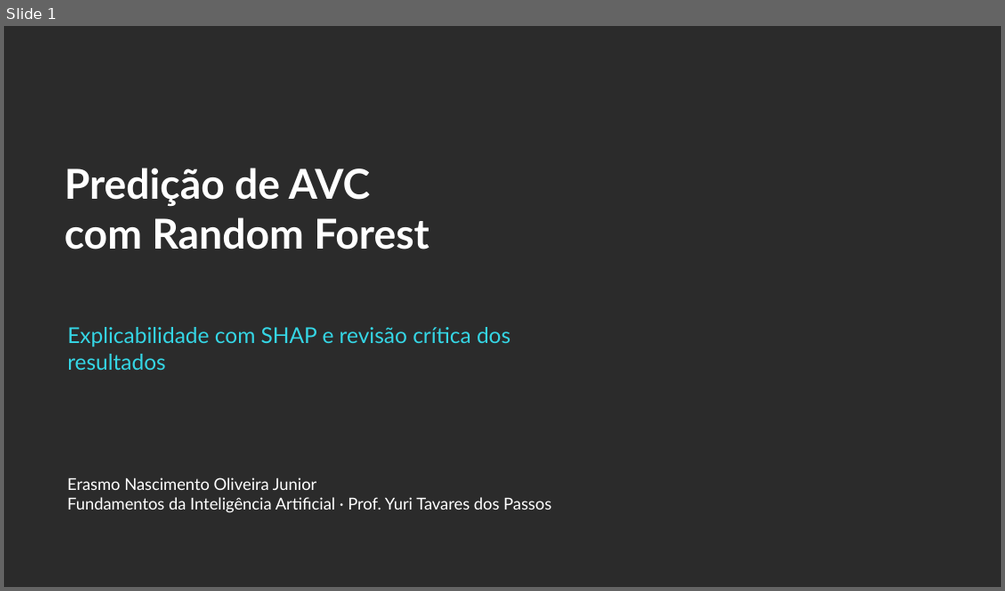
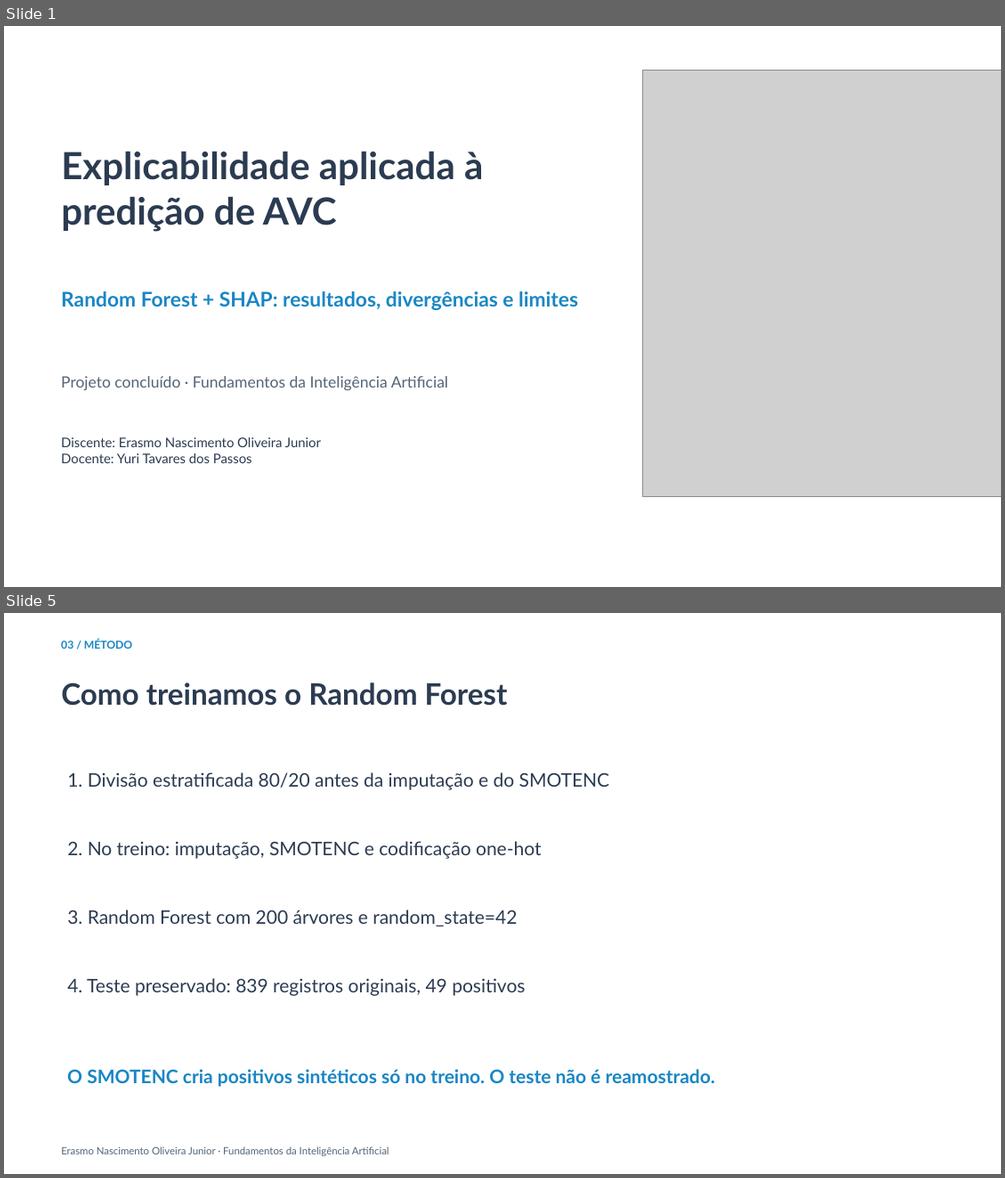
Before and after one commit to Erasmojuniordev/xai-avc-shap, a slide deck: projeto-python/apresentacao/Apresentacao_Critica_AVC_SHAP.pptx. Shown one above the other, each under a label of ours: slide 1 before the commit, slides 1 and 5 after it; the slides between them are not shown. The pictures are 1005x591 and 1005x1178 pixels, drawn with LibreOffice and Linux fonts; fonts in the diff are those of the drawing; grey boxes stand for pictures; background and template pictures are left out; a plain dark background stands for a picture behind light text. Boxes give left, top, right and bottom in pixels: in the first picture for what was removed or moved away, otherwise in the second. Text is boxed around its words. In the diff, an @@ line names an element or a change of style, - is before the commit and + after.

Commit message:
docs: reformula apresentação final de RF e SHAP
Atualiza 14 lâminas no visual da proposta inicial com divergências do artigo, crítica à procedência, resultados em teste intocado, gráficos SHAP e explicação de um falso negativo.

```diff
--- a/projeto-python/apresentacao/Apresentacao_Critica_AVC_SHAP.pptx
+++ b/projeto-python/apresentacao/Apresentacao_Critica_AVC_SHAP.pptx
@@ slide 5 added at (x1=4, y1=613, x2=1001, y2=1174), background #FFFFFF @@
@@ text added at (x1=61, y1=640, x2=132, y2=649), 10.5 pt, text #1986C5, bold @@
+03 / MÉTODO
@@ text added at (x1=61, y1=682, x2=508, y2=706), 28.5 pt, text #2B3B51, bold @@
+Como treinamos o Random Forest
@@ text added at (x1=67, y1=772, x2=610, y2=790), 18 pt, text #2B3B51 @@
+1. Divisão estratificada 80/20 antes da imputação e do SMOTENC
@@ text added at (x1=67, y1=841, x2=541, y2=859), 18 pt, text #2B3B51 @@
+2. No treino: imputação, SMOTENC e codificação one-hot
@@ text added at (x1=67, y1=909, x2=517, y2=926), 18 pt, text #2B3B51 @@
+3. Random Forest com 200 árvores e random_state=42
@@ text added at (x1=67, y1=978, x2=525, y2=996), 18 pt, text #2B3B51 @@
+4. Teste preservado: 839 registros originais, 49 positivos
@@ text added at (x1=67, y1=1069, x2=715, y2=1086), 18 pt, text #1986C5, bold @@
+O SMOTENC cria positivos sintéticos só no treino. O teste não é reamostrado.
@@ text added at (x1=61, y1=1146, x2=389, y2=1156), 9.8 pt, text #536578 @@
+Erasmo Nascimento Oliveira Junior · Fundamentos da Inteligência Artificial
@@ slide 1 changed as well @@
@@ background picture (left out) to #FFFFFF @@
@@ picture added at (x1=643, y1=70, x2=1001, y2=496) @@
@@ text added at (x1=61, y1=151, x2=483, y2=232), 36 pt, text #2B3B51, bold @@
+Explicabilidade aplicada à
+predição de AVC
@@ text at (x1=61, y1=291, x2=578, y2=310): text changed; size 39.8 to 19.5 pt; text colour #FFFFFF to #1986C5 @@
-Predição de AVC
-com Random Forest
+Random Forest + SHAP: resultados, divergências e limites
@@ text at (x1=61, y1=376, x2=448, y2=390): text changed; size 21 to 15 pt; text colour #35D6E5 to #536578 @@
-Explicabilidade com SHAP e revisão crítica dos resultados
+Projeto concluído · Fundamentos da Inteligência Artificial
@@ text at (x1=61, y1=437, x2=321, y2=463): text changed; size 15.8 to 12.8 pt; text colour #FFFFFF to #2B3B51 @@
-Erasmo Nascimento Oliveira Junior
-Fundamentos da Inteligência Artificial · Prof. Yuri Tavares dos Passos
+Discente: Erasmo Nascimento Oliveira Junior
+Docente: Yuri Tavares dos Passos
```
Also in this commit, not shown: 12 other slides added, 11 slides removed.
